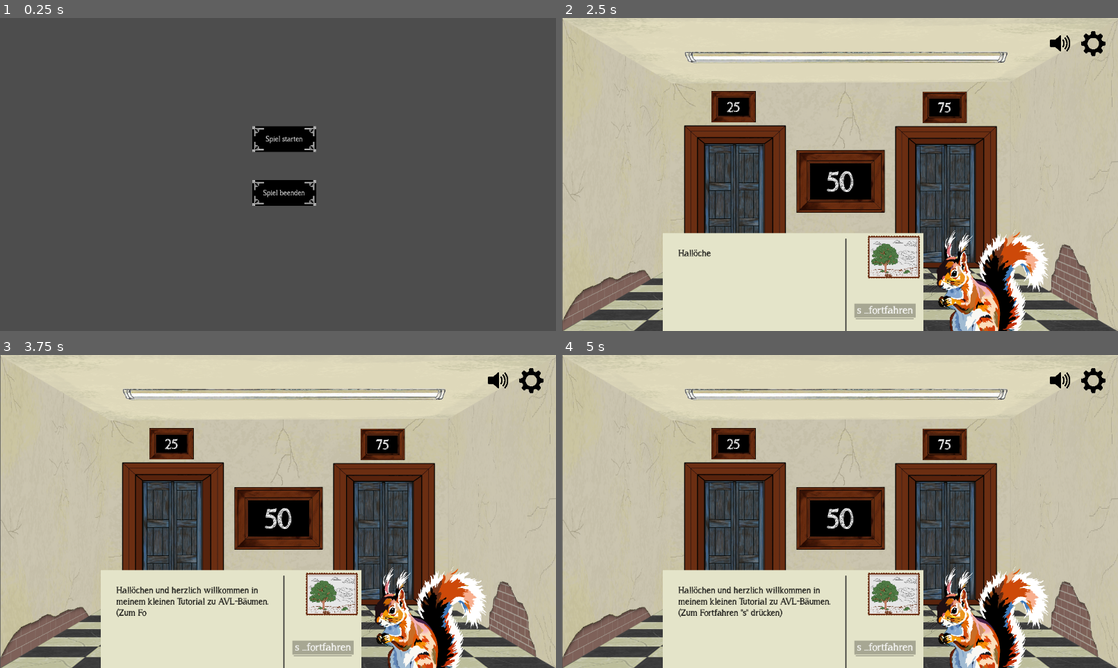
Above: before the commit, frames 1-4 (two rows, left to right).
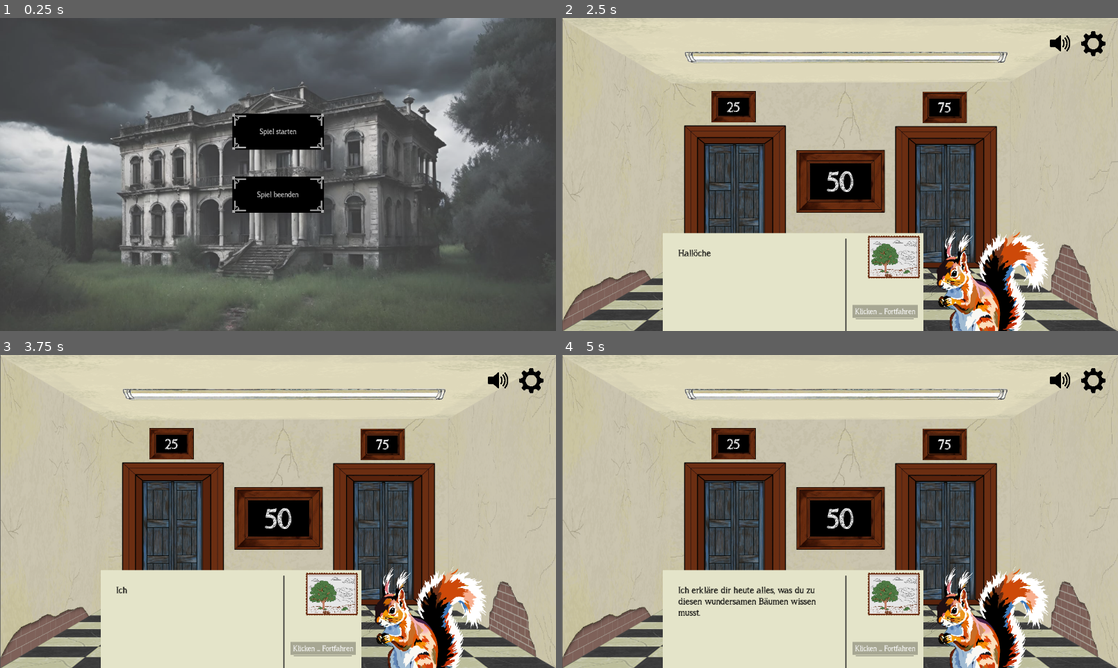
Above: after the commit, the same moments.

Repository: Combativ/AlgoDitTutorial
Game: Godot game, scene res://menus/title/title.tscn
The game is run twice, just before and just after one commit, with the same random seed, the same clock (stepped at 60 frames per second) and the same inputs. The engine's default icon, where the game draws it, is replaced by a stand-in: a white triangle on a blue panel in a dark square. Sound files missing from this copy of the repository are replaced by a short silence.
Inputs (mouse positions are in pixels of both pictures, inside the frame that each line leads up to):
- Up to frame 1 (0.25 s): no input
- Up to frame 2 (2.5 s): click "Spiel starten" at 0.5 s; click (945, 202) at 1.27 s; click (734, 202) at 2 s
- Up to frame 3 (3.75 s): click (172, 539) at 2.75 s; move the mouse to (400, 495) at 3.52 s; click (400, 495) at 3.67 s
- Up to frame 4 (5 s): drag from (728, 527) to (812, 574) at 4.27 s

The runs differ from the first frame. In frame 1, 30% of the frame differs, in the area x 0-97%, y 0-100%; in frame 2, 0.2%; in frame 3, 0.9%; in frame 4, 1.1%.

Commit message:
Hintergrund Titelmenü und Maus zum Fortfahren

Diff:
--- a/menus/title/title.tscn
+++ b/menus/title/title.tscn
@@ -1,29 +1,42 @@
-[gd_scene load_steps=4 format=3 uid="uid://b4tvajj0c08u7"]
+[gd_scene load_steps=5 format=3 uid="uid://b4tvajj0c08u7"]
 
 [ext_resource type="Script" path="res://menus/title/title.gd" id="1_xrcp3"]
 [ext_resource type="AudioStream" uid="uid://di4qybsc11jcx" path="res://sounds/Mainmenu1.wav" id="2_jaapu"]
 [ext_resource type="Script" path="res://scenes/dialog_system/scripts/audio_player.gd" id="3_orngg"]
+[ext_resource type="Texture2D" uid="uid://cyq1pc3mamlbv" path="res://menus/title/art/house.png" id="4_53hga"]
 
 [node name="Title" type="Node2D"]
 script = ExtResource("1_xrcp3")
+
+[node name="House" type="Sprite2D" parent="."]
+position = Vector2(640, 280)
+scale = Vector2(0.834028, 0.834028)
+texture = ExtResource("4_53hga")
+
+[node name="ColorRect" type="ColorRect" parent="."]
+offset_left = -20.0
+offset_top = -20.0
+offset_right = 1300.0
+offset_bottom = 740.0
+color = Color(0.74902, 0.74902, 0.74902, 0.301961)
 
 [node name="PlayButton" type="Button" parent="."]
 anchors_preset = 5
 anchor_left = 0.5
 anchor_right = 0.5
-offset_left = 581.0
-offset_top = 249.0
-offset_right = 728.0
-offset_bottom = 308.0
+offset_left = 535.0
+offset_top = 220.0
+offset_right = 746.0
+offset_bottom = 303.0
 grow_horizontal = 2
 size_flags_horizontal = 4
 text = "Spiel starten"
 
 [node name="QuitButton" type="Button" parent="."]
-offset_left = 581.0
-offset_top = 373.0
-offset_right = 728.0
-offset_bottom = 432.0
+offset_left = 535.0
+offset_top = 365.0
+offset_right = 746.0
+offset_bottom = 448.0
 text = "Spiel beenden"
 
 [node name="AudioPlayer" type="AudioStreamPlayer" parent="."]
--- a/scenes/dialog_system/scenes/dialog_system.tscn
+++ b/scenes/dialog_system/scenes/dialog_system.tscn
@@ -14,7 +14,7 @@
 
 [node name="dialog_system" type="Node2D"]
 script = ExtResource("1_wxxts")
-skip_key = 83
+skip_key = 1
 
 [node name="Database" type="Node" parent="."]
 script = ExtResource("1_23t7t")
@@ -66,10 +66,10 @@
 texture = ExtResource("7_8a7wr")
 
 [node name="ColorRect" type="ColorRect" parent="Text_box"]
-offset_left = 654.0
-offset_top = 238.0
-offset_right = 889.0
-offset_bottom = 292.0
+offset_left = 646.0
+offset_top = 243.0
+offset_right = 897.0
+offset_bottom = 294.0
 color = Color(0, 0, 0, 0.270588)
 
 [node name="Label" type="Label" parent="Text_box/ColorRect"]
@@ -77,12 +77,14 @@
 anchors_preset = 15
 anchor_right = 1.0
 anchor_bottom = 1.0
-offset_top = -1.66667
-offset_bottom = -1.66667
+offset_left = -8.0
+offset_top = -1.0
+offset_right = 8.0
+offset_bottom = 2.0
 grow_horizontal = 2
 grow_vertical = 2
-theme_override_font_sizes/font_size = 50
-text = "s ...fortfahren"
+theme_override_font_sizes/font_size = 34
+text = "Klicken ... Fortfahren"
 horizontal_alignment = 1
 vertical_alignment = 1
 
--- a/scenes/dialog_system/scripts/database.gd
+++ b/scenes/dialog_system/scripts/database.gd
@@ -6,7 +6,7 @@
 
 
 
-var level_01_01: Tuple = Tuple.new("Hallöchen und herzlich willkommen in meinem kleinen Tutorial zu AVL-Bäumen.\n(Zum Fortfahren \"s\" drücken)", preload("res://scenes/dialog_system/voicelines/level1/search/AlgoditVoice1_00000281.wav"))
+var level_01_01: Tuple = Tuple.new("Hallöchen und herzlich willkommen in meinem kleinen Tutorial zu AVL-Bäumen.\n(Klicke zum Fortfahren)", preload("res://scenes/dialog_system/voicelines/level1/search/AlgoditVoice1_00000281.wav"))
 var level_01_02: Tuple = Tuple.new("Ich erkläre dir heute alles, was du zu diesen wundersamen Bäumen wissen musst.", preload("res://scenes/dialog_system/voicelines/level1/search/AlgoditVoice2_00000439.wav"))
 var level_01_03: Tuple = Tuple.new("Um das Tutorial zu starten, so klicke bitte einmal auf die LINKE TÜR.", preload("res://scenes/dialog_system/voicelines/level1/search/AlgoditVoice3_00000578.wav"))
 
--- a/scenes/dialog_system/scripts/dialog_system.gd
+++ b/scenes/dialog_system/scripts/dialog_system.gd
@@ -39,7 +39,7 @@
 
 ##if true: skip key is pressed
 var key_pressed: bool
-@export var skip_key: Key
+@export var skip_key: MouseButton
 
 @onready var audio_player: AudioPlayer = $Storyteller_player
 @onready var sfx_player: AudioPlayer = $Special_effects_player
@@ -112,11 +112,11 @@
 			writing_done.emit()
 
 	#skip input logic
-	if Input.is_key_pressed(self.skip_key) && !key_pressed:
+	if Input.is_mouse_button_pressed(self.skip_key) && !key_pressed:
 		key_pressed = true
 		self.get_audio_player().skip()
 		skipped.emit()
-	elif !Input.is_key_pressed(self.skip_key) && key_pressed:
+	elif !Input.is_mouse_button_pressed(self.skip_key) && key_pressed:
 		key_pressed = false
 
 #getter and setter
@@ -139,7 +139,7 @@
 	return self.distance
 
 ##returns the key, that is used to skip the writing animation of the text_box
-func get_skip_key() -> Key:
+func get_skip_key() -> MouseButton:
 	return self.skip_key
 
 ##returns this system's audio player of the storyteller voice lines
@@ -174,7 +174,7 @@
 	self.distance = size
 
 ##set the skip_key to skip writing animation to the transferred one
-func set_skip_key(key: Key) -> void:
+func set_skip_key(key: MouseButton) -> void:
 	self.skip_key = key
 
 ##sets the text in the task window to the transferred one
Binary file added: menus/title/art/house.png
Not shown, added: menus/title/art/house.png.import
